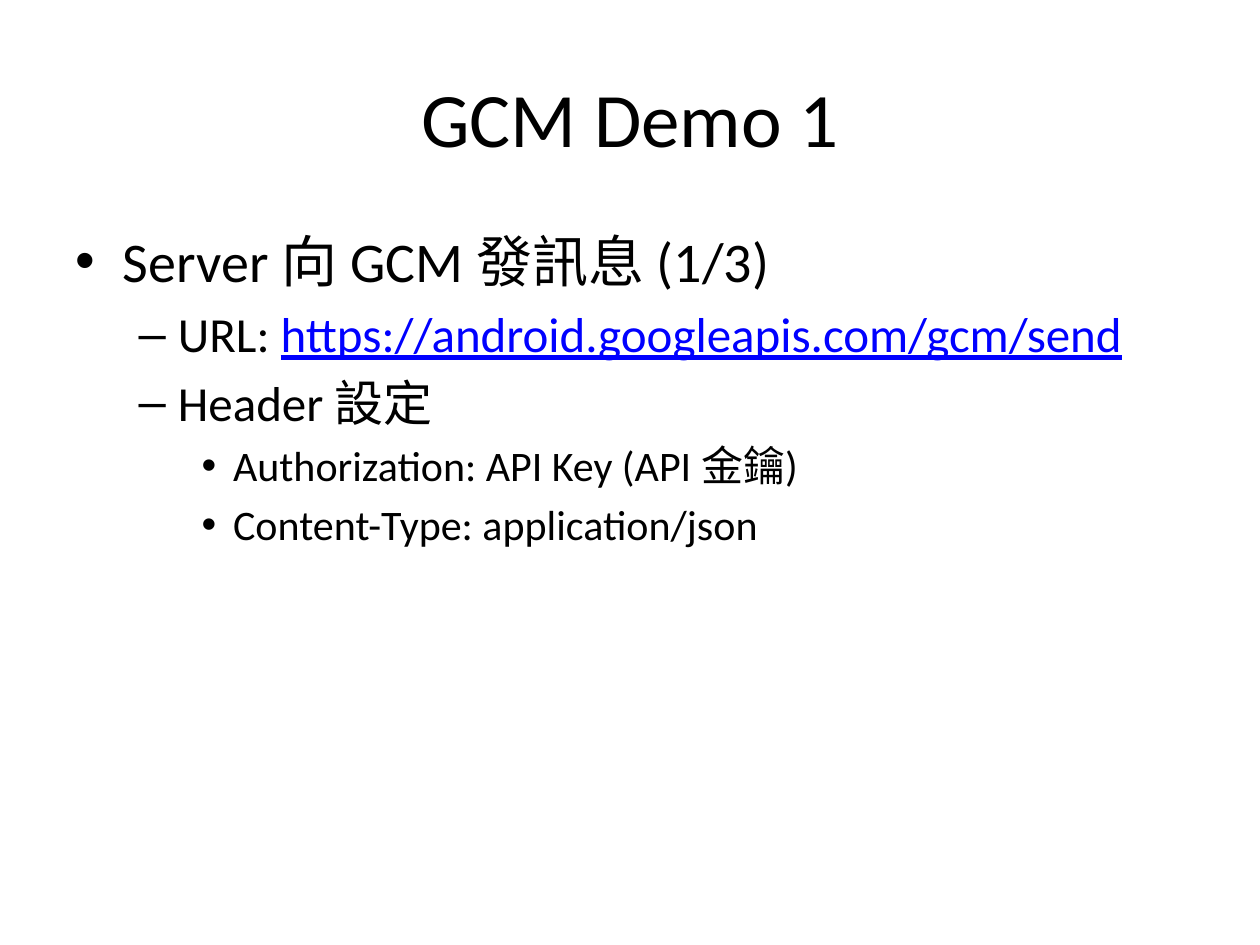
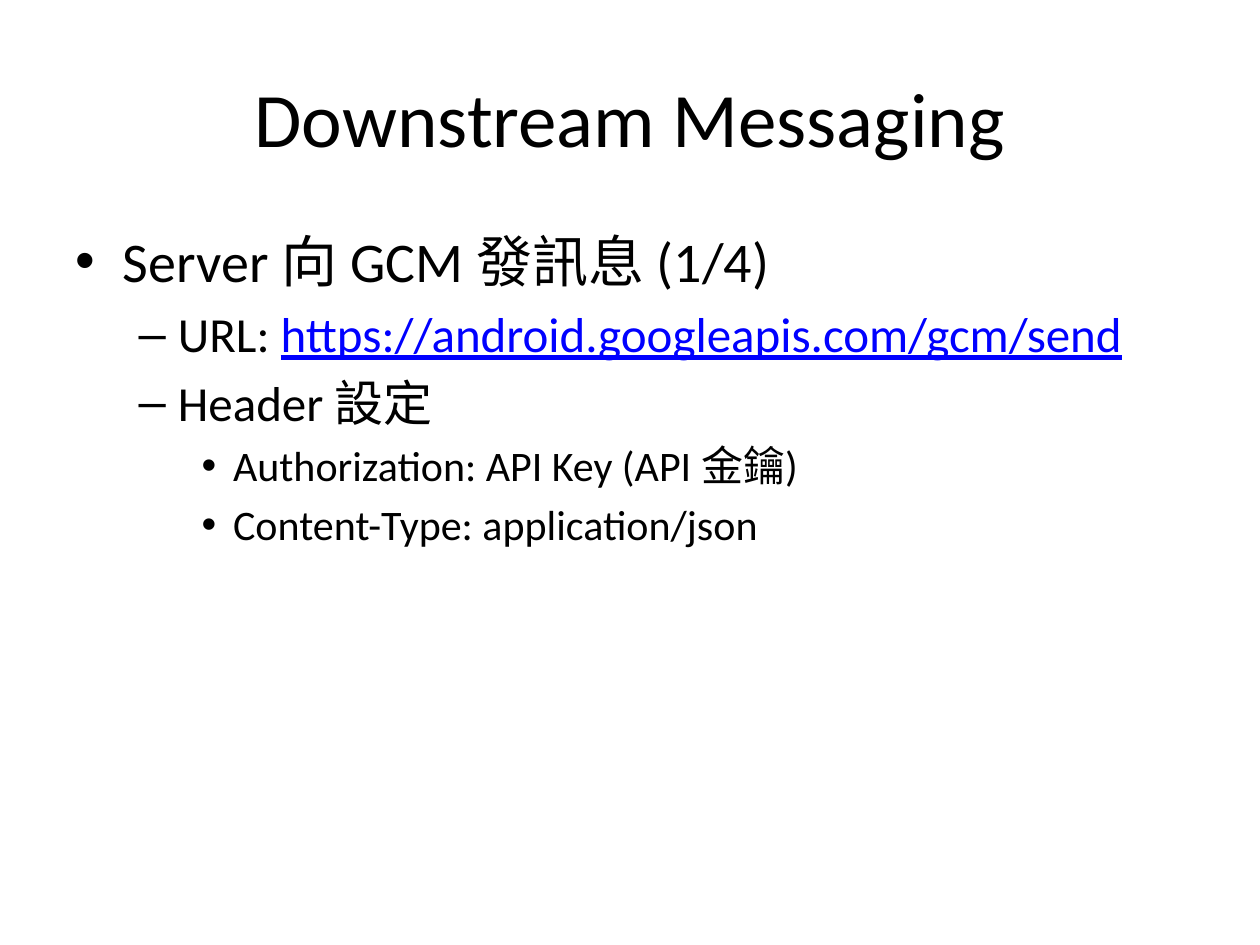
Before and after one commit to sonnyshih/AndroidDemoSample, a slide deck: slide 24 of CustomerUIDemo/GCM instruction.pptx (slide 17 before the commit). Drawn at 1260x945 pixels with LibreOffice and Linux fonts; fonts in the diff are those of the drawing. Boxes give left, top, right and bottom in pixels: in the first picture for what was removed or moved away, otherwise in the second. Text is boxed around its words. In the diff, an @@ line names an element or a change of style, - is before the commit and + after.

Commit message:
1. Modify GCM instruction.pptx 2. Modify the Downstream Messaging Demo

```diff
--- a/CustomerUIDemo/GCM instruction.pptx
+++ b/CustomerUIDemo/GCM instruction.pptx
@@ title at [255, 94, 1005, 161]: text changed @@
-GCM Demo 1
+Downstream Messaging
@@ text at [123, 234, 769, 290]: text changed @@
-• Server 向 GCM 發訊息 (1/3)
+• Server 向 GCM 發訊息 (1/4)
```
Also in this commit, not shown: 6 other slides changed, 8 slides added, 7 other files.
